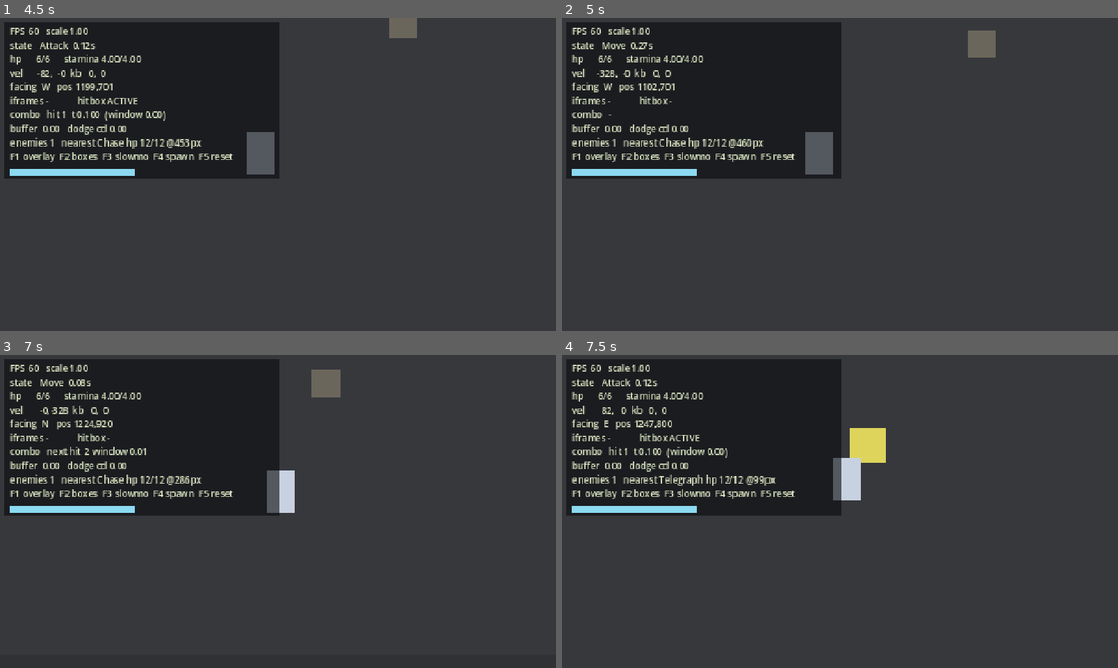
Above: before the commit, frames 1-4 (two rows, left to right).
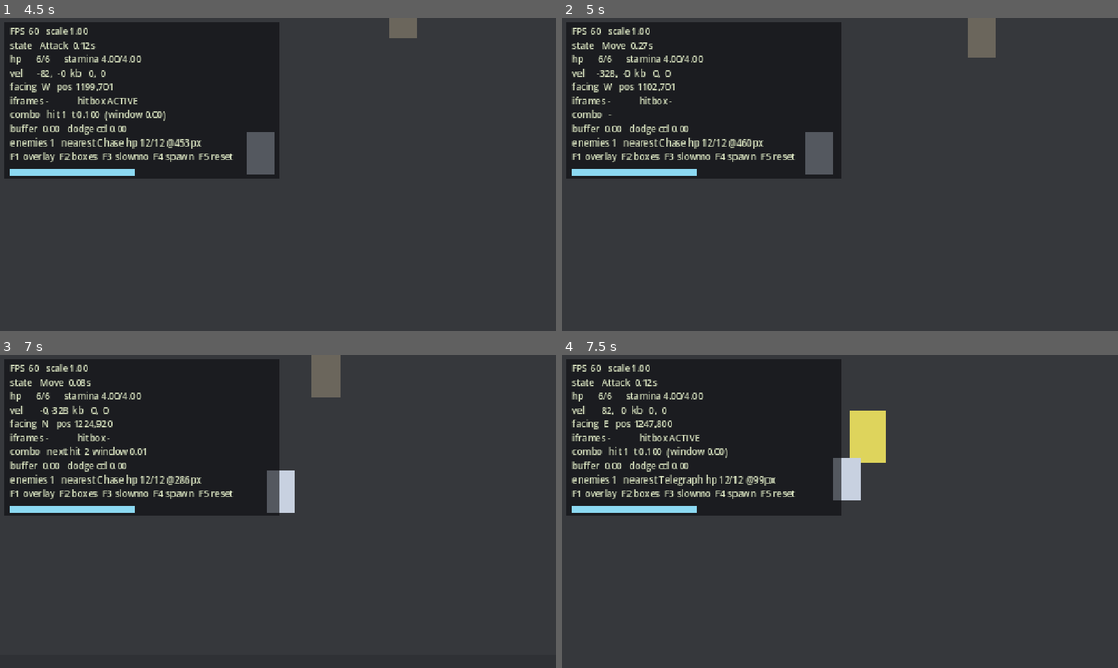
Above: after the commit, the same moments.

Repository: as8596/blightfall
Game: Godot game, scene res://levels/prototype/prototype_room.tscn
Two runs of this game, one before a commit and one after it. Both use one fixed random seed, a clock stepped at 60 frames per second and the inputs below.
Inputs:
- Up to frame 1 (4.5 s): tap Enter at 0.5 s; hold D (move_right) 0.53-1.28 s; hold J (attack) 0.53-1.28 s; hold S (move_down) 1.28-2.03 s; tap J (attack) at 1.35, 3.05, 4.35 s; hold D (move_right) 2.03-2.78 s; hold J (attack) 2.03-2.78 s; tap Space (dodge) at 2.1 s; hold W (move_up) 2.78-3.53 s; tap K (tool) at 2.85 s; hold J (attack) 3.53-4.28 s; hold A (move_left) from 3.53 s (still down)
- Up to frame 2 (5 s): keep holding A (move_left)
- Up to frame 3 (7 s): release A (move_left) at 5.03 s; hold S (move_down) 5.03-5.78 s; hold J (attack) 5.03-5.78 s; tap Space (dodge) at 5.1 s; hold D (move_right) 5.78-6.53 s; tap K (tool) at 5.85 s; tap J (attack) at 6.05 s; hold W (move_up) from 6.53 s (still down); hold J (attack) from 6.53 s (still down)
- Up to frame 4 (7.5 s): release W (move_up) at 7.28 s; release J (attack) at 7.28 s; hold D (move_right) from 7.28 s (still down); tap J (attack) at 7.35 s

Frame 1 is identical in both runs. In frame 2, 0.2% of the frame differs, in the area x 73-78%, y 0-4%; in frame 3, 0.2%; in frame 4, 0.4%, in the area x 51-59%, y 17-24%.

Commit message:
Exact sprite dimensions per object class, plus a palette viewer
Dimensions for everything in the GDD roster — player, 8 NPCs, the fox,
all 10 enemies, 3 bosses, tiles and UI — as a body size and a frame
canvas size. tests/sprite_dimensions.tscn draws them at true scale.

The body/frame distinction is the load-bearing part. An attack frame has
to put the swing somewhere; cropping each animation to its own content
gives every animation a different size, shifts the origin between them,
and makes the character jitter. So one canvas per actor, body centred,
feet on a fixed anchor, and one rule puts feet on the node origin for
every actor: offset = (0, -body_height / 2).

Six of the ten enemies land on a 128x128 frame and four share the same
64x96 humanoid body, which is GDD §5's own "one humanoid rig plus one
quadruped rig" plan made concrete.

tests/palette_sheet.tscn renders the committed palette as labelled
swatches and marks everything above 65% saturation as HOT — the colours
that will compete with the blight accent. It reports "no palette found"
until the file is committed, same as the checker.

Also:
- Blighted Villager body 64x64 -> 64x96. It is a corrupted human and
  should read as one; square was a holdover from the 16px era.
- Enemy feet collider now derives its depth from footprint width rather
  than sprite height, so a 96-tall humanoid gets a 32-deep collider
  instead of a 48-deep one.

Co-Authored-By: Claude Opus 5 <noreply@anthropic.com>
Claude-Session: https://claude.ai/code/session_01WGRNsky2EarY8ooktQdibJ

Diff:
--- a/actors/enemies/base_enemy.gd
+++ b/actors/enemies/base_enemy.gd
@@ -71,13 +71,15 @@
 
 	# Derived from body_size rather than hard-coded, so changing the sprite
 	# resolution moves the collider with it instead of silently leaving a
-	# 16px-era footprint under a 64px character.
+	# 16px-era footprint under a 64px character. Depth follows the footprint
+	# *width*: a top-down feet collider is a footprint, and keying it to sprite
+	# height would give a 96-tall humanoid a 48-deep one.
 	var body_rect := body_shape.shape as RectangleShape2D
 	if body_rect != null:
 		body_rect = body_rect.duplicate()
-		body_rect.size = Vector2(data.body_size.x * 0.75, data.body_size.y * 0.5)
+		body_rect.size = Vector2(data.body_size.x * 0.75, data.body_size.x * 0.5)
 		body_shape.shape = body_rect
-		body_shape.position = Vector2(0, -data.body_size.y * 0.25)
+		body_shape.position = Vector2(0, -data.body_size.x * 0.25)
 
 	hitbox.damage = data.contact_damage
 	hitbox.position = Vector2(0, -data.body_size.y * 0.5)
--- a/resources/enemy_data/blighted_villager.tres
+++ b/resources/enemy_data/blighted_villager.tres
@@ -25,7 +25,7 @@
 separation_strength = 0.6
 knockback_resistance = 1.0
 death_time = 0.35
-body_size = Vector2(64, 64)
+body_size = Vector2(64, 96)
 base_color = Color(0.42, 0.4, 0.36, 1)
 hitbox_size = Vector2(80, 72)
 hitbox_offset = 48.0
--- /dev/null
+++ b/tests/palette_sheet.gd
@@ -0,0 +1,116 @@
+extends Node2D
+## Render the project palette as a labelled swatch sheet, with a saturation audit.
+##
+## Reads the first .gpl / .hex / .txt in art/palettes/. Shows every colour with
+## its hex value, and marks the ones saturated enough to compete with the blight
+## accent — because "corruption is the one saturated colour" (GDD §8) is a rule
+## about the whole palette, not about individual sprites, and it is much easier
+## to hold if you can see which colours are dangerous before you use them.
+##
+## Open in the editor with F6, or:
+##     godot --path . tests/screenshot.tscn -- --scene=res://tests/palette_sheet.tscn --shot=/tmp/palette.png
+
+## Above this HSV saturation, a colour reads as "glowing" at 1280×720 and will
+## compete with the blight accent for the player's eye.
+@export_range(0.0, 1.0, 0.05) var saturation_threshold: float = 0.65
+
+## Swatches are drawn at this size; the grid wraps to fit the viewport.
+@export var swatch: Vector2 = Vector2(96, 72)
+
+const INK := Color(0.86, 0.90, 0.76)
+
+var _colours: PackedColorArray = []
+var _source: String = ""
+
+
+func _ready() -> void:
+	_load_palette()
+	queue_redraw()
+
+
+func _load_palette() -> void:
+	var dir := DirAccess.open("res://art/palettes")
+	if dir == null:
+		return
+	for file in dir.get_files():
+		var lower := file.to_lower()
+		if lower.ends_with(".gpl") or lower.ends_with(".hex") or lower.ends_with(".txt"):
+			_source = "res://art/palettes/".path_join(file)
+			_colours = _parse(_source)
+			if not _colours.is_empty():
+				return
+
+
+func _parse(path: String) -> PackedColorArray:
+	var out := PackedColorArray()
+	var handle := FileAccess.open(path, FileAccess.READ)
+	if handle == null:
+		return out
+	var lines := handle.get_as_text().split("\n")
+	var is_gpl := lines.size() > 0 and lines[0].strip_edges().to_lower().begins_with("gimp palette")
+	for i in lines.size():
+		var line := lines[i].strip_edges()
+		if line.is_empty() or line.begins_with("#") and not is_gpl:
+			# A leading '#' is a comment in .gpl and a hex prefix in .hex.
+			if is_gpl:
+				continue
+		if is_gpl:
+			if i == 0 or line.begins_with("#") or line.is_empty():
+				continue
+			var parts := line.split(" ", false)
+			if parts.size() >= 3 and parts[0].is_valid_int():
+				out.append(Color8(parts[0].to_int(), parts[1].to_int(), parts[2].to_int()))
+		else:
+			var token := line.lstrip("#").strip_edges()
+			if token.length() == 6 and token.is_valid_hex_number():
+				out.append(Color(("#" + token)))
+	return out
+
+
+func _draw() -> void:
+	var font := ThemeDB.fallback_font
+	var view := get_viewport_rect().size
+	draw_rect(Rect2(Vector2.ZERO, view), Color(0.12, 0.125, 0.14), true)
+
+	if _colours.is_empty():
+		draw_string(font, Vector2(40, 120), "No palette found in art/palettes/",
+			HORIZONTAL_ALIGNMENT_LEFT, -1, 32, INK)
+		draw_string(font, Vector2(40, 168),
+			"Download the 64-colour palette as .gpl and commit it there.",
+			HORIZONTAL_ALIGNMENT_LEFT, -1, 20, Color(0.86, 0.90, 0.76, 0.75))
+		draw_string(font, Vector2(40, 200), "See art/palettes/README.md",
+			HORIZONTAL_ALIGNMENT_LEFT, -1, 20, Color(0.86, 0.90, 0.76, 0.6))
+		return
+
+	var hot := 0
+	for colour in _colours:
+		if colour.s >= saturation_threshold:
+			hot += 1
+
+	draw_string(font, Vector2(24, 34), "%s — %d colours" % [_source.get_file(), _colours.size()],
+		HORIZONTAL_ALIGNMENT_LEFT, -1, 24, INK)
+	var warn := Color(0.95, 0.62, 0.42) if hot > 8 else Color(0.86, 0.90, 0.76, 0.75)
+	draw_string(font, Vector2(24, 60),
+		"%d of %d above %.0f%% saturation — these compete with the blight accent"
+		% [hot, _colours.size(), saturation_threshold * 100.0],
+		HORIZONTAL_ALIGNMENT_LEFT, -1, 18, warn)
+
+	var columns := maxi(1, int((view.x - 48.0) / swatch.x))
+	var top := 84.0
+	for i in _colours.size():
+		var colour := _colours[i]
+		var pos := Vector2(24.0 + float(i % columns) * swatch.x,
+			top + float(i / columns) * swatch.y)
+		var rect := Rect2(pos, swatch - Vector2(4, 4))
+		draw_rect(rect, colour, true)
+
+		# Label in whichever of black/white actually reads on this swatch.
+		var label_colour := Color.BLACK if colour.get_luminance() > 0.45 else Color.WHITE
+		draw_string(font, pos + Vector2(6, swatch.y - 28.0),
+			"#%02x%02x%02x" % [colour.r8, colour.g8, colour.b8],
+			HORIZONTAL_ALIGNMENT_LEFT, -1, 14, label_colour)
+
+		if colour.s >= saturation_threshold:
+			draw_rect(rect, Color(1, 1, 1, 0.9), false, 2.0)
+			draw_string(font, pos + Vector2(6, 20.0), "HOT",
+				HORIZONTAL_ALIGNMENT_LEFT, -1, 14, label_colour)
--- /dev/null
+++ b/tests/palette_sheet.tscn
@@ -0,0 +1,6 @@
+[gd_scene load_steps=2 format=3]
+
+[ext_resource type="Script" path="res://tests/palette_sheet.gd" id="1_palette_sheet"]
+
+[node name="palette_sheet" type="Node2D"]
+script = ExtResource("1_palette_sheet")
--- /dev/null
+++ b/tests/sprite_dimensions.gd
@@ -0,0 +1,81 @@
+extends Node2D
+## Every sprite class at true scale: frame canvas (outline) and body (filled).
+##
+## The frame canvas is deliberately bigger than the body. An attack frame has to
+## put the swing somewhere, and if each animation is cropped to its own content
+## then every animation has a different frame size, the origin shifts between
+## them, and the character jitters as it animates. One canvas per actor class,
+## body drawn inside it, feet on a fixed anchor.
+##
+##     godot --path . tests/screenshot.tscn -- --scene=res://tests/sprite_dimensions.tscn --shot=/tmp/dims.png
+
+const DEMO: Texture2D = preload("res://art/sprites/scale_demo_64x96.png")
+
+## label, body size, frame canvas size.
+const CLASSES: Array = [
+	["player\nNPCs", Vector2(64, 96), Vector2(128, 128)],
+	["humanoid\nenemy", Vector2(64, 96), Vector2(128, 128)],
+	["quadruped\nRot Hound", Vector2(96, 64), Vector2(128, 128)],
+	["large\nStag, Bloom", Vector2(128, 128), Vector2(192, 192)],
+	["boss", Vector2(256, 256), Vector2(320, 320)],
+]
+
+const BASELINE: float = 620.0
+const INK := Color(0.86, 0.90, 0.76)
+const FRAME := Color(0.60, 0.66, 0.52, 0.85)
+const BODY := Color(0.38, 0.43, 0.36, 0.9)
+
+
+func _draw() -> void:
+	var font := ThemeDB.fallback_font
+	var view := get_viewport_rect().size
+	draw_rect(Rect2(Vector2.ZERO, view), Color(0.145, 0.152, 0.168), true)
+
+	# 64px tile grid, so every size is readable in tiles as well as pixels.
+	var grid_color := Color(1, 1, 1, 0.05)
+	for x in range(0, int(view.x) + 1, 64):
+		draw_line(Vector2(x, 0), Vector2(x, view.y), grid_color, 1.0)
+	for y in range(0, int(view.y) + 1, 64):
+		draw_line(Vector2(0, y), Vector2(view.x, y), grid_color, 1.0)
+
+	draw_string(font, Vector2(20, 30), "sprite dimensions at true scale — grid is 64px tiles",
+		HORIZONTAL_ALIGNMENT_LEFT, -1, 22, INK)
+	draw_string(font, Vector2(20, 54), "outline = frame canvas (uniform per class)   filled = body   dot = feet anchor",
+		HORIZONTAL_ALIGNMENT_LEFT, -1, 16, Color(0.86, 0.90, 0.76, 0.7))
+
+	var x_cursor := 20.0
+	for entry in CLASSES:
+		x_cursor = _draw_class(font, x_cursor, entry[0], entry[1], entry[2])
+
+	draw_line(Vector2(0, BASELINE), Vector2(view.x, BASELINE), Color(1, 1, 1, 0.2), 1.0)
+
+
+func _draw_class(font: Font, x: float, label: String, body: Vector2, frame: Vector2) -> float:
+	# Frame sits on the baseline; the body sits inside it with a margin below the
+	# feet for shadow and dust.
+	var frame_rect := Rect2(x, BASELINE - frame.y, frame.x, frame.y)
+	draw_rect(frame_rect, Color(1, 1, 1, 0.04), true)
+	draw_rect(frame_rect, FRAME, false, 2.0)
+
+	var floor_margin := (frame.y - body.y) * 0.5
+	var feet := Vector2(x + frame.x * 0.5, BASELINE - floor_margin)
+	var body_rect := Rect2(feet.x - body.x * 0.5, feet.y - body.y, body.x, body.y)
+	draw_rect(body_rect, BODY, true)
+	draw_rect(body_rect, Color(0, 0, 0, 0.4), false, 1.0)
+
+	# The 64x96 reference, so one class has something real to be checked against.
+	if body == Vector2(64, 96):
+		draw_texture(DEMO, Vector2(feet.x - 32.0, feet.y - 96.0))
+
+	draw_circle(feet, 3.0, Color(0.95, 0.78, 0.35))
+
+	var line_y := BASELINE + 24.0
+	for line in label.split("\n"):
+		draw_string(font, Vector2(x, line_y), line, HORIZONTAL_ALIGNMENT_LEFT, -1, 18, INK)
+		line_y += 20.0
+	draw_string(font, Vector2(x, line_y), "body %dx%d" % [body.x, body.y],
+		HORIZONTAL_ALIGNMENT_LEFT, -1, 15, Color(0.86, 0.90, 0.76, 0.8))
+	draw_string(font, Vector2(x, line_y + 18.0), "frame %dx%d" % [frame.x, frame.y],
+		HORIZONTAL_ALIGNMENT_LEFT, -1, 15, Color(0.72, 0.80, 0.60, 0.9))
+
+	return x + frame.x + 24.0
--- /dev/null
+++ b/tests/sprite_dimensions.tscn
@@ -0,0 +1,6 @@
+[gd_scene load_steps=2 format=3]
+
+[ext_resource type="Script" path="res://tests/sprite_dimensions.gd" id="1_sprite_dimensions"]
+
+[node name="sprite_dimensions" type="Node2D"]
+script = ExtResource("1_sprite_dimensions")
Not shown, added: tests/palette_sheet.gd.uid
Not shown, added: tests/sprite_dimensions.gd.uid
Not shown, changed: docs/ART-PIPELINE.md
